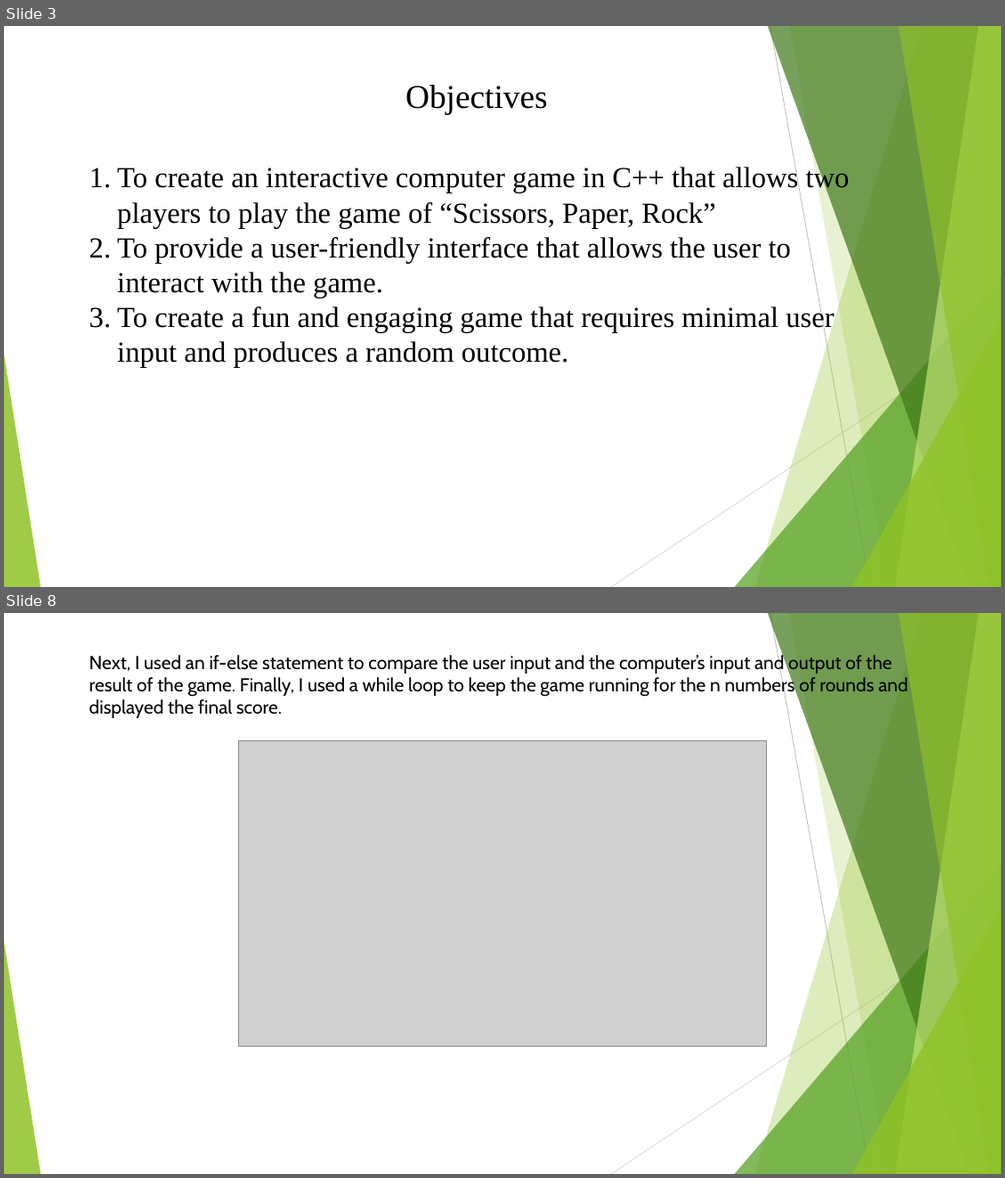
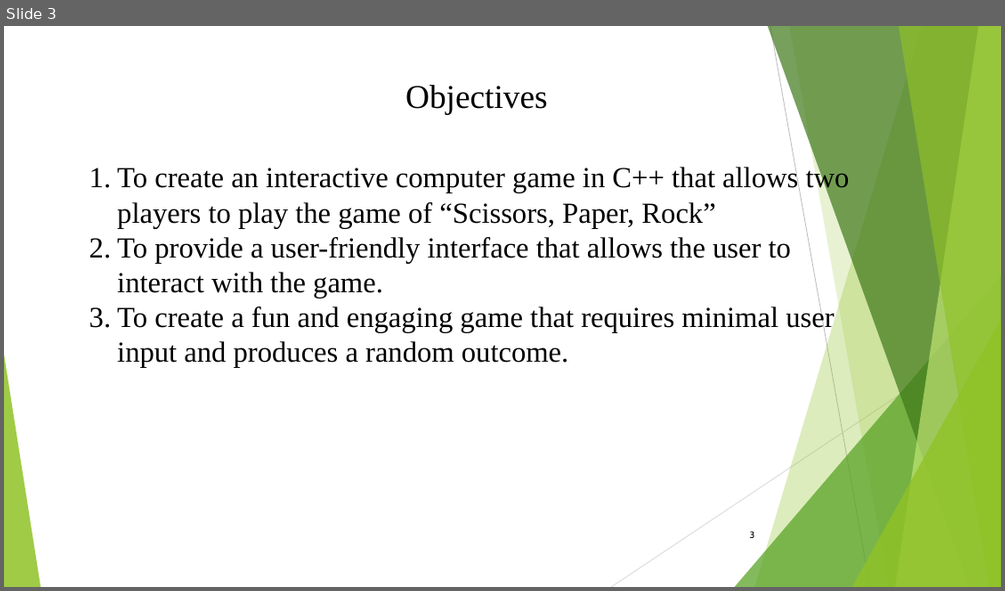
Before and after one commit to atullya/NCCS, a slide deck: Projects/SecondSem/Scissors, Paper Rock Game.pptx. Shown one above the other, each under a label of ours: slides 3 and 8 before the commit, slide 3 after it; the slides between them are not shown. The pictures are 1005x1178 and 1005x591 pixels, drawn with LibreOffice and Linux fonts; fonts in the diff are those of the drawing; grey boxes stand for pictures. Boxes give left, top, right and bottom in pixels: in the first picture for what was removed or moved away, otherwise in the second. Text is boxed around its words. In the diff, an @@ line names an element or a change of style, - is before the commit and + after.

```diff
--- a/Projects/SecondSem/Scissors, Paper Rock Game.pptx
+++ b/Projects/SecondSem/Scissors, Paper Rock Game.pptx
@@ slide 8 removed at [4,613,1001,1174], background #FFFFFF; not listed: 10 template elements that a slide beside it also shows @@
@@ text removed at [89,653,907,718] @@
-Next, I used an if-else statement to compare the user input and the computer’s input and output of the result of the game. Finally, I used a while loop to keep the game running for the n numbers of rounds and displayed the final score.
@@ picture removed at [239,740,767,1046] @@
@@ slide 3 changed as well @@
@@ page number added at [750,531,755,538], 9 pt, text #000000 @@
+3
```
Also in this commit, not shown: 2 other slides changed, 4 slides added, 6 other slides removed.
